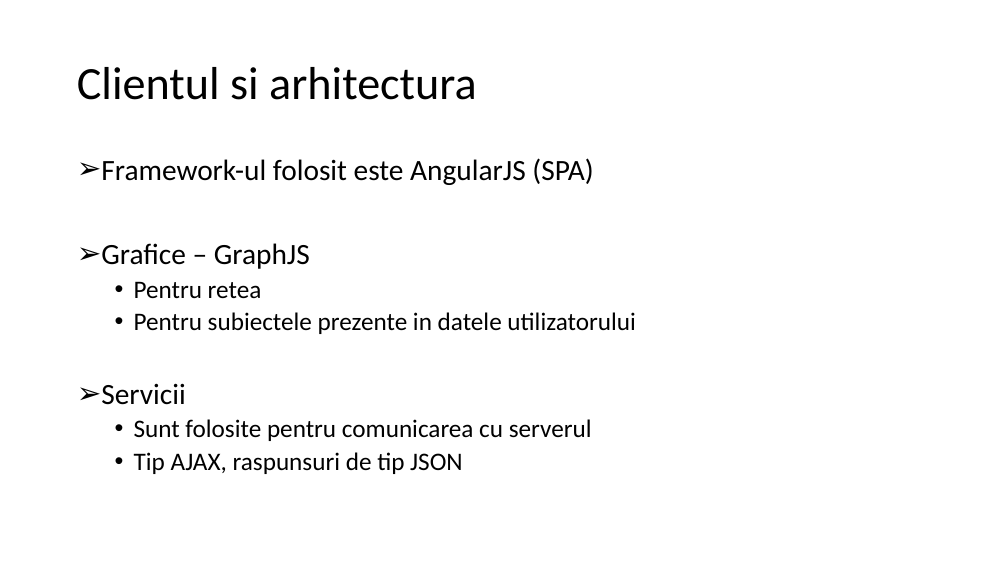
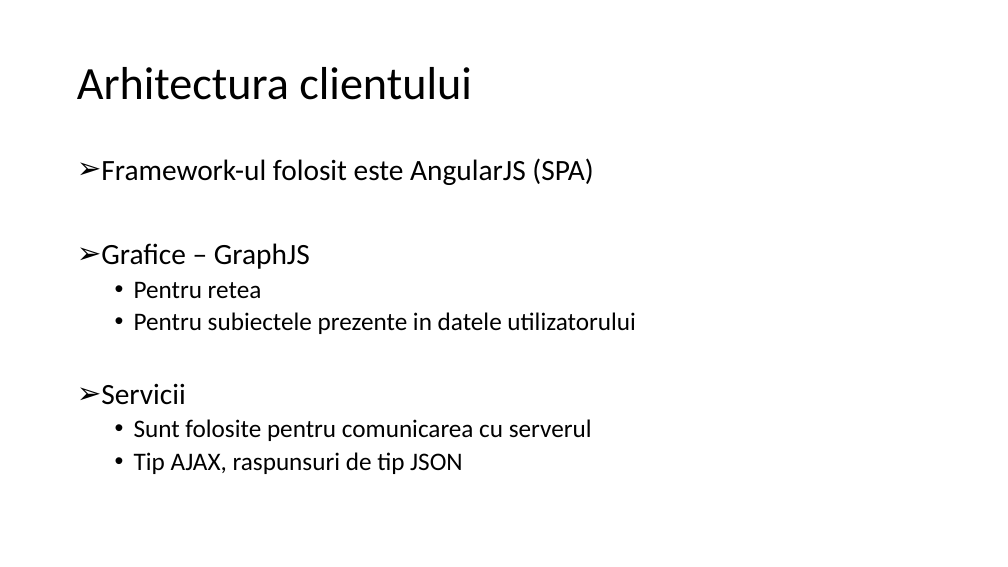
Before and after one commit to CristianAndrei/RCruncher, a slide deck: slide 13 of Licenta2019UrsuCristian-Andrei/RCruncher.pptx. Drawn at 1008x567 pixels with LibreOffice and Linux fonts; fonts in the diff are those of the drawing. Boxes give left, top, right and bottom in pixels: in the first picture for what was removed or moved away, otherwise in the second. Text is boxed around its words. In the diff, an @@ line names an element or a change of style, - is before the commit and + after.

```diff
--- a/Licenta2019UrsuCristian-Andrei/RCruncher.pptx
+++ b/Licenta2019UrsuCristian-Andrei/RCruncher.pptx
@@ title at box(77, 67, 472, 100): text changed @@
-Clientul si arhitectura
+Arhitectura clientului
```
Also in this commit, not shown: 4 other slides changed, 1 slide added, 7 other files.
